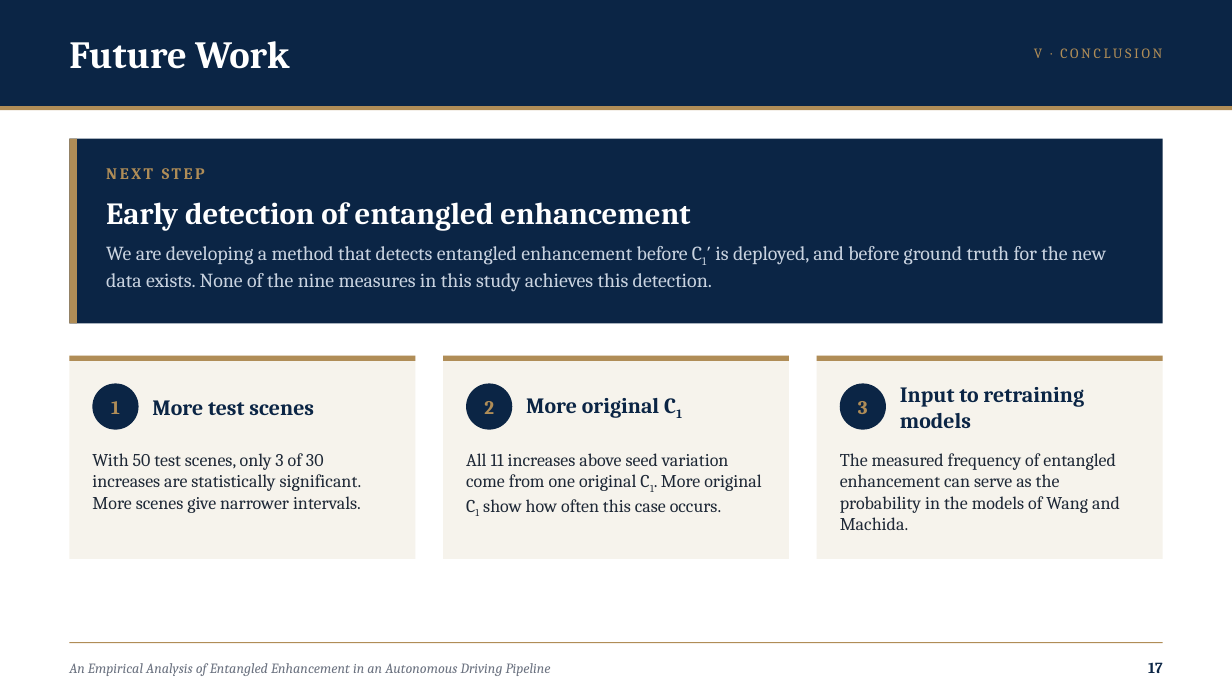
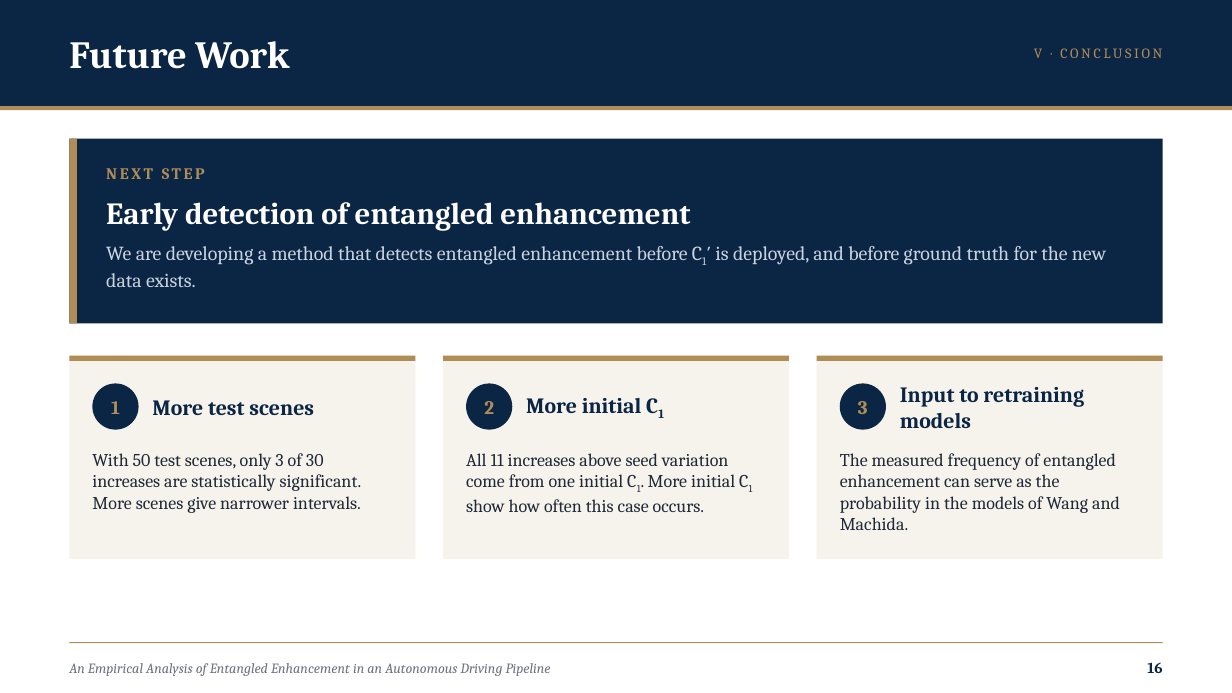
Before and after one commit to RashedIfty/LabSD, a slide deck: slide 16 of Presentations/CS presentation/CS_presentation_IFTY.pptx (slide 17 before the commit). Drawn at 1232x693 pixels with LibreOffice and Linux fonts; fonts in the diff are those of the drawing. Boxes give left, top, right and bottom in pixels: in the first picture for what was removed or moved away, otherwise in the second. Text is boxed around its words. In the diff, an @@ line names an element or a change of style, - is before the commit and + after.

```diff
--- a/Presentations/CS presentation/CS_presentation_IFTY.pptx
+++ b/Presentations/CS presentation/CS_presentation_IFTY.pptx
@@ text at (x1=106, y1=246, x2=1106, y2=287): text changed @@
-We are developing a method that detects entangled enhancement before C1′ is deployed, and before ground truth for the new data exists. None of the nine measures in this study achieves this detection.
+We are developing a method that detects entangled enhancement before C1′ is deployed, and before ground truth for the new data exists.
@@ text at (x1=526, y1=398, x2=642, y2=413): text changed @@
-More original C1
+More initial C1
@@ text at (x1=466, y1=453, x2=735, y2=512): text changed @@
-All 11 increases above seed variation come from one original C1. More original C1 show how often this case occurs.
+All 11 increases above seed variation come from one initial C1. More initial C1 show how often this case occurs.
@@ text at (x1=1147, y1=662, x2=1162, y2=673): text changed @@
-17
+16
```
Also in this commit, not shown: 17 other slides changed, 1 slide added, 2 slides removed, 14 other files.
